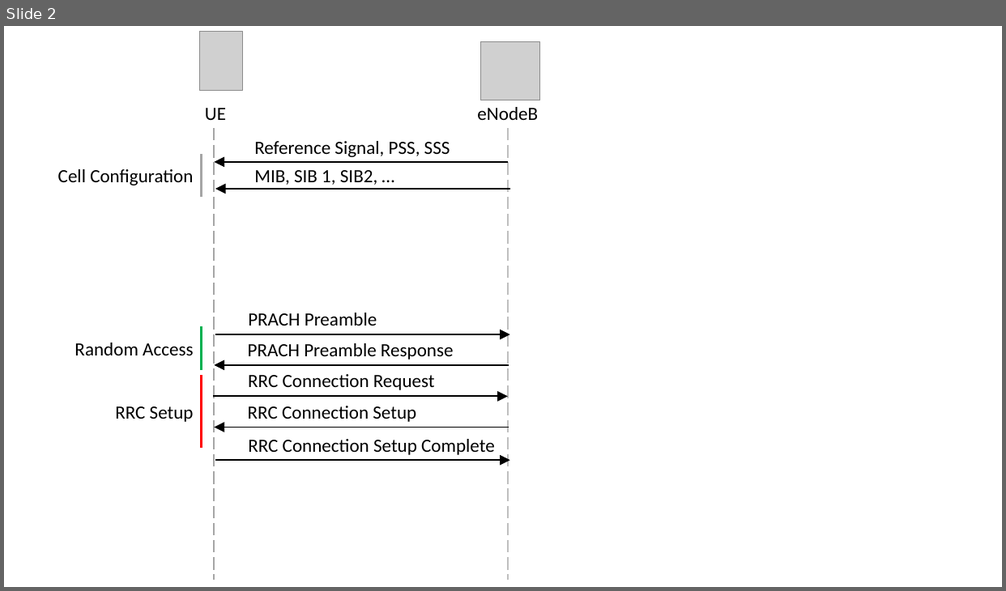
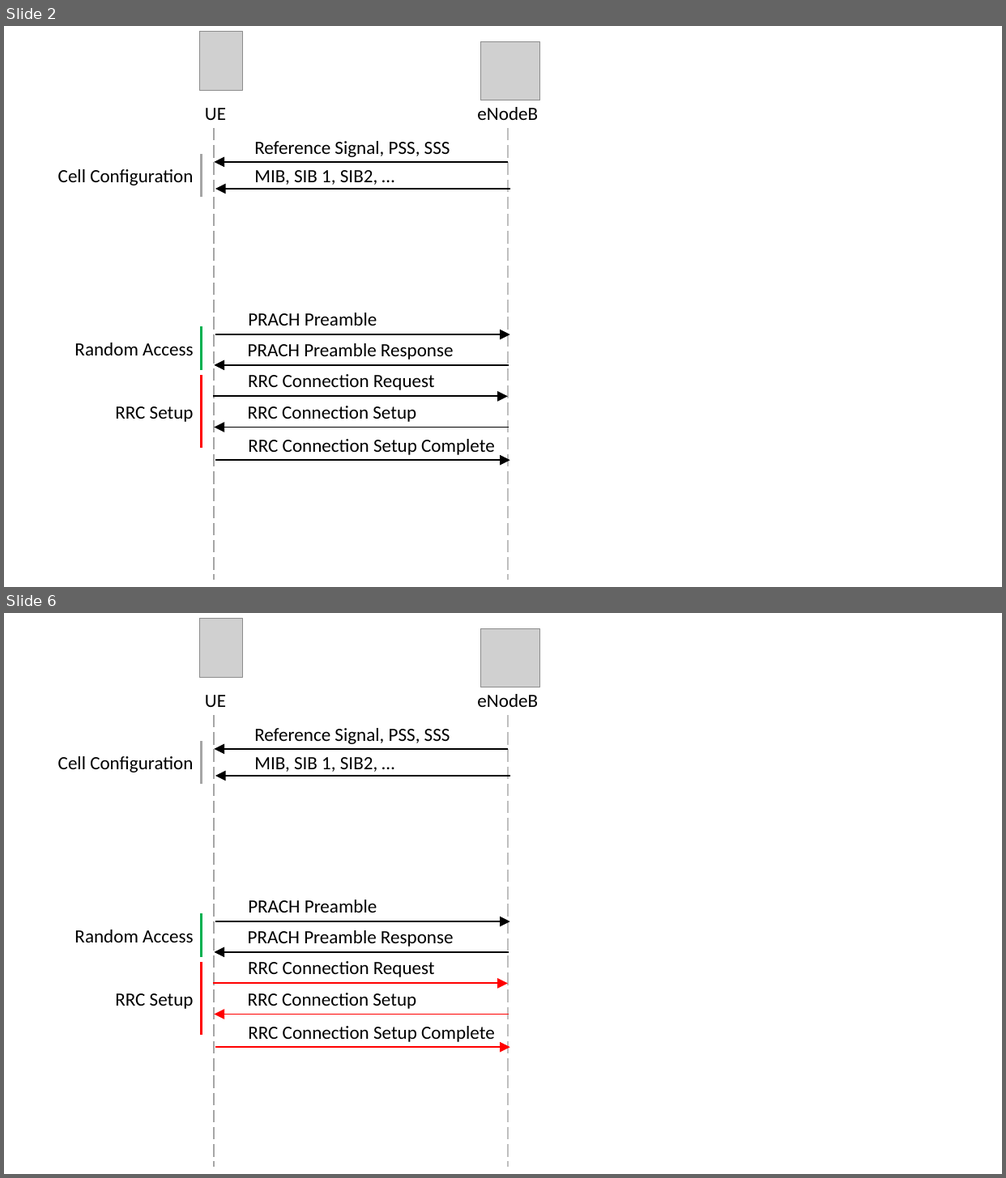
Before and after one commit to lkleinbe/ma_seminar, a slide deck: Figures/Figures_new.pptx. Shown one above the other, each under a label of ours: slide 2 before the commit, slides 2 and 6 after it; the slides between them are not shown. The pictures are 1006x591 and 1006x1178 pixels, drawn with LibreOffice and Linux fonts; fonts in the diff are those of the drawing; grey boxes stand for pictures. Boxes give left, top, right and bottom in pixels: in the first picture for what was removed or moved away, otherwise in the second. Text is boxed around its words. In the diff, an @@ line names an element or a change of style, - is before the commit and + after.

```diff
--- a/Figures/Figures_new.pptx
+++ b/Figures/Figures_new.pptx
@@ slide 6 added at box(4, 613, 1002, 1174), background #FFFFFF @@
@@ picture added at box(199, 618, 242, 677) @@
@@ picture added at box(481, 628, 540, 688) @@
@@ text added at box(205, 695, 226, 707), 18 pt, text #000000 @@
+UE
@@ text added at box(477, 694, 538, 707), 18 pt, text #000000 @@
+eNodeB
@@ line added from (215, 715) to (215, 1167), #A6A6A6 1.5 pt dashed @@
@@ text added at box(254, 728, 450, 744), 18 pt, text #000000 @@
+Reference Signal, PSS, SSS
@@ line added from (508, 715) to (508, 1167), #BFBFBF 1.5 pt dashed @@
@@ text added at box(58, 756, 193, 773), 18 pt, text #000000 @@
+Cell Configuration
@@ rectangle added at box(199, 740, 203, 784), fill #A5A5A5, outline #FFFFFF 1 pt @@
@@ arrow added from (508, 749) to (215, 749), #000000 1.5 pt @@
@@ text added at box(254, 757, 377, 772), 18 pt, text #000000 @@
+MIB, SIB 1, SIB2, …
@@ arrow added from (510, 776) to (215, 776), #000000 1.5 pt @@
@@ text added at box(248, 900, 377, 913), 18 pt, text #000000 @@
+PRACH Preamble
@@ rectangle added at box(199, 914, 203, 957), fill #00B050, outline #FFFFFF 1 pt @@
@@ arrow added from (215, 922) to (510, 922), #000000 1.5 pt @@
@@ text added at box(74, 930, 193, 943), 18 pt, text #000000 @@
+Random Access
@@ arrow added from (509, 952) to (215, 952), #000000 1.5 pt @@
@@ text added at box(248, 931, 454, 947), 18 pt, text #000000 @@
+PRACH Preamble Response
@@ rectangle added at box(199, 962, 203, 1035), fill #FF0000, outline #FFFFFF 1 pt @@
@@ text added at box(248, 961, 435, 977), 18 pt, text #000000 @@
+RRC Connection Request
@@ text added at box(115, 994, 194, 1009), 18 pt, text #000000 @@
+RRC Setup
@@ arrow added from (213, 983) to (508, 983), #FF0000 1.5 pt @@
@@ text added at box(248, 993, 416, 1009), 18 pt, text #000000 @@
+RRC Connection Setup
@@ arrow added from (509, 1014) to (215, 1014), #FF0000 1.5 pt @@
@@ arrow added from (215, 1047) to (510, 1047), #FF0000 1.5 pt @@
@@ text added at box(248, 1026, 495, 1042), 18 pt, text #000000 @@
+RRC Connection Setup Complete
```
Also in this commit, not shown: 2 slides changed, 3 other slides added, 13 other files.
